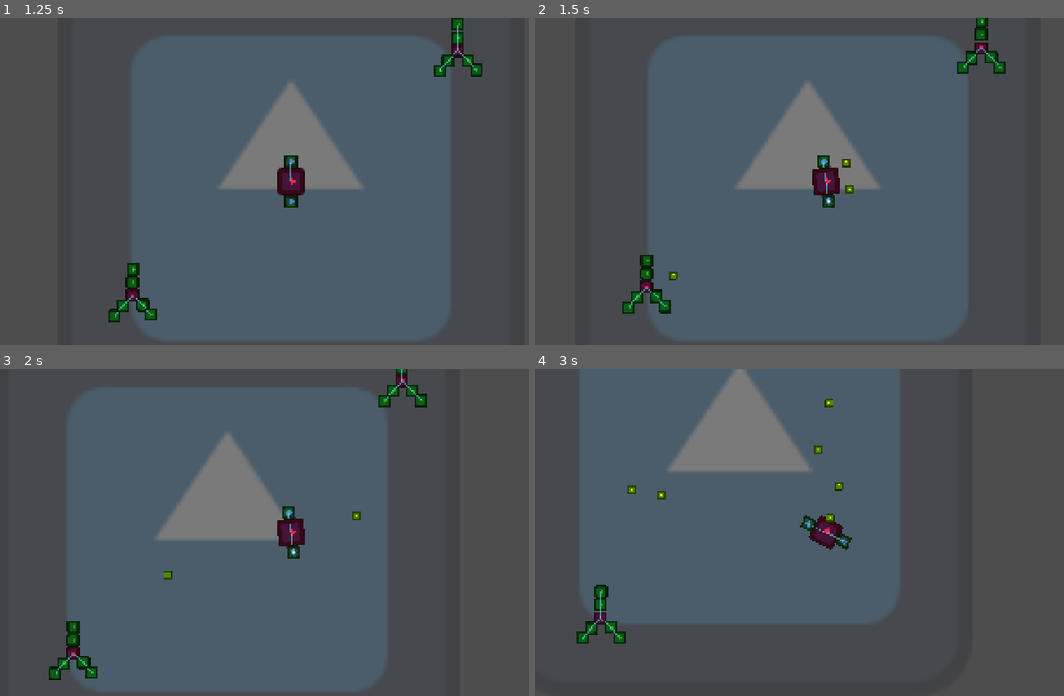
Above: before the commit, frames 1-4 (two rows, left to right).
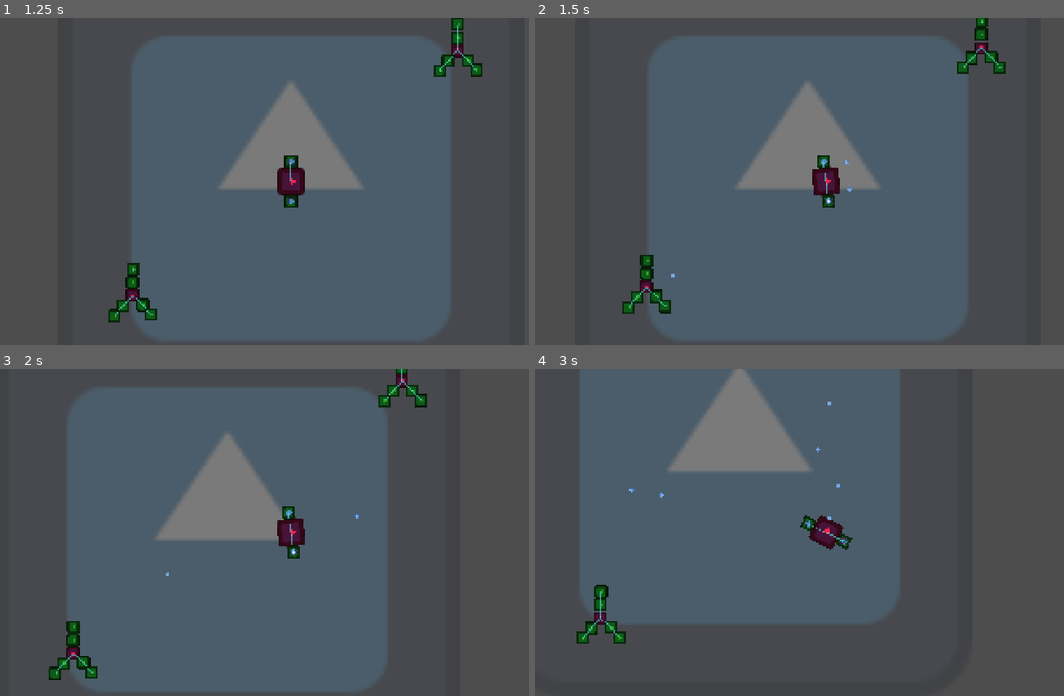
Above: after the commit, the same moments.

Repository: gerep/godot-wild-jam
Game: Godot game, scene res://game/game.tscn
Same seed, same stepped clock (60 frames per second), same inputs: the game is played once before the commit and once after it. The engine's default icon, where the game draws it, is replaced by a stand-in: a white triangle on a blue panel in a dark square.
Inputs (mouse positions are in pixels of both pictures, inside the frame that each line leads up to):
- Up to frame 1 (1.25 s): click "Play" at 0.5 s
- Up to frame 2 (1.5 s): move the mouse to (952, 165) at 1.27 s; press the mouse at (952, 165) at 1.28 s; hold D (move_right) from 1.28 s (still down)
- Up to frame 3 (2 s): keep holding D (move_right)
- Up to frame 4 (3 s): move the mouse to (709, 548) at 2.02 s; release D (move_right) at 2.03 s; release the mouse at (709, 548) at 2.03 s; hold S (move_down) 2.03-2.78 s; click (709, 548) at 2.1 s; move the mouse to (884, 460) at 2.77 s; press the mouse at (884, 460) at 2.78 s; hold D (move_right) from 2.78 s (still down)

Frame 1 is identical in both runs. In frame 2, 0.1% of the frame differs, in the area x 25-61%, y 43-81%; in frame 3, less than 0.1%; in frame 4, 0.3%, in the area x 17-59%, y 9-47%.

Commit message:
Update art for simple bullet

Diff:
--- a/assets/sprites.svg
+++ b/assets/sprites.svg
@@ -28,8 +28,8 @@
      inkscape:deskcolor="#d1d1d1"
      inkscape:document-units="px"
      inkscape:zoom="4"
-     inkscape:cx="172.875"
-     inkscape:cy="109.375"
+     inkscape:cx="71.125001"
+     inkscape:cy="201.875"
      inkscape:window-width="1920"
      inkscape:window-height="1008"
      inkscape:window-x="0"
@@ -1284,7 +1284,7 @@
        inkscape:export-filename="../game/xp_orb/xp_orb_data/xp_orbs/small_gene.svg"
        inkscape:export-xdpi="90.050003"
        inkscape:export-ydpi="90.050003"
-       transform="matrix(0.69886272,0,0,0.69886272,28.909179,28.909179)">
+       transform="matrix(0.42313252,0,0,0.42313252,55.379278,55.379278)">
       <g
          id="g57"
          inkscape:label="gene_inner"
@@ -1383,7 +1383,7 @@
     <g
        id="g58-7"
        inkscape:label="medium_gene"
-       transform="matrix(0.69886264,0,0,0.69886264,92.909186,28.909187)"
+       transform="matrix(0.60545882,0,0,0.60545882,101.87595,37.875955)"
        inkscape:export-filename="../game/xp_orb/xp_orb_data/xp_orbs/medium_gene.svg"
        inkscape:export-xdpi="90.050003"
        inkscape:export-ydpi="90.050003">
@@ -1593,7 +1593,7 @@
     <g
        id="g121"
        inkscape:label="big_gene"
-       transform="matrix(0.69886264,0,0,0.69886264,156.56945,28.909187)"
+       transform="matrix(0.76729018,0,0,0.76729018,150.00041,22.340144)"
        inkscape:export-filename="../game/xp_orb/xp_orb_data/xp_orbs/big_gene.svg"
        inkscape:export-xdpi="90.050003"
        inkscape:export-ydpi="90.050003">
@@ -1929,5 +1929,25 @@
          r="25.125"
          inkscape:label="gene_circle" />
     </g>
+    <g
+       id="g2"
+       inkscape:label="basic_bullet"
+       inkscape:export-filename="../game/projectile/projectile_data/projectiles/simple_bullet/simple_bullet.svg"
+       inkscape:export-xdpi="90.050003"
+       inkscape:export-ydpi="90.050003"
+       transform="matrix(1.6291138,0,0,1.6291138,-60.394924,-140.92149)">
+      <circle
+         style="opacity:0.732238;fill:#1c71d8;stroke:#86b1e3;stroke-width:0.899;stroke-linecap:round;stroke-linejoin:round;stroke-dashoffset:1.2;paint-order:stroke fill markers"
+         id="path1"
+         cx="96"
+         cy="224"
+         r="13.458954" />
+      <circle
+         style="opacity:0.732238;fill:#99c1f1;stroke:#86b1e3;stroke-width:0.899;stroke-linecap:round;stroke-linejoin:round;stroke-dashoffset:1.2;paint-order:stroke fill markers"
+         id="path2"
+         cx="96"
+         cy="224"
+         r="11.624998" />
+    </g>
   </g>
 </svg>
--- a/components/hitbox/component_hitbox_2d.tscn
+++ b/components/hitbox/component_hitbox_2d.tscn
@@ -1,6 +1,6 @@
 [gd_scene format=3 uid="uid://c1flcsvrxwav7"]
 
-[ext_resource type="Script" uid="uid://bh07e5hs6eihb" path="res://lib/components/2d/hitbox/component_hitbox_2d.gd" id="1_dhyth"]
+[ext_resource type="Script" uid="uid://bh07e5hs6eihb" path="res://components/hitbox/component_hitbox_2d.gd" id="1_dhyth"]
 
 [sub_resource type="CapsuleShape2D" id="CapsuleShape2D_huh8w"]
 resource_local_to_scene = true
--- a/game/projectile/projectile.tscn
+++ b/game/projectile/projectile.tscn
@@ -13,7 +13,6 @@
 script = ExtResource("1_08h31")
 
 [node name="Sprite2D" type="Sprite2D" parent="." unique_id=698949931]
-self_modulate = Color(1, 1, 0.03529412, 1)
 scale = Vector2(0.078125, 0.078125)
 texture = ExtResource("1_06jd3")
 
--- /dev/null
+++ b/game/projectile/projectile_data/projectiles/simple_bullet/simple_bullet.svg
@@ -0,0 +1,113 @@
+<?xml version="1.0" encoding="UTF-8" standalone="no"?>
+<!-- Created with Inkscape (http://www.inkscape.org/) -->
+
+<svg
+   width="63.999992"
+   height="63.999985"
+   viewBox="0 0 63.999992 63.999985"
+   version="1.1"
+   id="svg1"
+   inkscape:version="1.4.4 (dcaf3e7d9e, 2026-05-05)"
+   sodipodi:docname="sprites.svg"
+   inkscape:export-filename="sprites.svg"
+   inkscape:export-xdpi="90.050003"
+   inkscape:export-ydpi="90.050003"
+   xmlns:inkscape="http://www.inkscape.org/namespaces/inkscape"
+   xmlns:sodipodi="http://sodipodi.sourceforge.net/DTD/sodipodi-0.dtd"
+   xmlns="http://www.w3.org/2000/svg"
+   xmlns:svg="http://www.w3.org/2000/svg">
+  <sodipodi:namedview
+     id="namedview1"
+     pagecolor="#ffffff"
+     bordercolor="#000000"
+     borderopacity="0.25"
+     inkscape:showpageshadow="false"
+     inkscape:pageopacity="0.0"
+     inkscape:pagecheckerboard="false"
+     inkscape:deskcolor="#d1d1d1"
+     inkscape:document-units="px"
+     inkscape:zoom="4"
+     inkscape:cx="71.125001"
+     inkscape:cy="201.875"
+     inkscape:window-width="1920"
+     inkscape:window-height="1008"
+     inkscape:window-x="0"
+     inkscape:window-y="0"
+     inkscape:window-maximized="1"
+     inkscape:current-layer="layer1"
+     showgrid="true"
+     labelstyle="default"
+     inkscape:antialias-rendering="true"
+     showguides="false">
+    <inkscape:grid
+       id="grid1"
+       units="px"
+       originx="-64.000008"
+       originy="-192.00002"
+       spacingx="32"
+       spacingy="32"
+       empcolor="#e50000"
+       empopacity="1"
+       color="#0031e5"
+       opacity="0.32156863"
+       empspacing="2"
+       enabled="true"
+       visible="true" />
+    <sodipodi:guide
+       position="-64.000008,255.99998"
+       orientation="0,1920"
+       id="guide1"
+       inkscape:locked="false" />
+    <sodipodi:guide
+       position="1856,255.99998"
+       orientation="1080,0"
+       id="guide2"
+       inkscape:locked="false" />
+    <sodipodi:guide
+       position="1856,-824"
+       orientation="0,-1920"
+       id="guide3"
+       inkscape:locked="false" />
+    <sodipodi:guide
+       position="-64.000008,-824"
+       orientation="-1080,0"
+       id="guide4"
+       inkscape:locked="false" />
+    <inkscape:page
+       x="0"
+       y="0"
+       width="63.999992"
+       height="63.999985"
+       id="page2"
+       margin="0"
+       bleed="0" />
+  </sodipodi:namedview>
+  <defs
+     id="defs1" />
+  <g
+     inkscape:label="Layer 1"
+     inkscape:groupmode="layer"
+     id="layer1"
+     transform="translate(-64.000008,-192.00002)">
+    <g
+       id="g2"
+       inkscape:label="basic_bullet"
+       inkscape:export-filename="../game/projectile/projectile_data/projectiles/simple_bullet/simple_bullet.svg"
+       inkscape:export-xdpi="90.050003"
+       inkscape:export-ydpi="90.050003"
+       transform="matrix(2.3775991,0,0,2.3775991,-132.24951,-308.58219)">
+      <circle
+         style="opacity:0.732238;fill:#1c71d8;stroke:none;stroke-width:0.899;stroke-linecap:round;stroke-linejoin:round;stroke-dashoffset:1.2;paint-order:stroke fill markers"
+         id="path1"
+         cx="96"
+         cy="224"
+         r="13.458954" />
+      <circle
+         style="opacity:0.732238;fill:#99c1f1;stroke:#86b1e3;stroke-width:0.899;stroke-linecap:round;stroke-linejoin:round;stroke-dashoffset:1.2;paint-order:stroke fill markers"
+         id="path2"
+         cx="96"
+         cy="224"
+         r="11.624998" />
+    </g>
+  </g>
+</svg>
--- a/game/projectile/projectile_data/projectiles/simple_bullet/simple_bullet.tscn
+++ b/game/projectile/projectile_data/projectiles/simple_bullet/simple_bullet.tscn
@@ -2,19 +2,19 @@
 
 [ext_resource type="PackedScene" uid="uid://cnf8dv1t2lgxb" path="res://game/projectile/projectile.tscn" id="1_l3gi0"]
 [ext_resource type="Script" uid="uid://38prbnxyxqsu" path="res://game/projectile/projectile_data/projectiles/simple_bullet/simple_bullet.gd" id="2_17s52"]
+[ext_resource type="Texture2D" uid="uid://c75370j5g1r0b" path="res://game/projectile/projectile_data/projectiles/simple_bullet/simple_bullet.svg" id="3_t0llp"]
 
-[sub_resource type="CapsuleShape2D" id="CapsuleShape2D_l3gi0"]
-resource_local_to_scene = true
-radius = 14.0
-height = 28.0
+[sub_resource type="CircleShape2D" id="CircleShape2D_t0llp"]
+radius = 6.0
 
 [node name="SimpleBullet" unique_id=865771493 instance=ExtResource("1_l3gi0")]
 script = ExtResource("2_17s52")
 
 [node name="Sprite2D" parent="." index="0" unique_id=698949931]
 scale = Vector2(0.21874997, 0.21874997)
+texture = ExtResource("3_t0llp")
 
 [node name="CollisionShape2D" parent="Hitbox2D" parent_id_path=PackedInt32Array(1358559902) index="0" unique_id=1055038057]
-shape = SubResource("CapsuleShape2D_l3gi0")
+shape = SubResource("CircleShape2D_t0llp")
 
 [editable path="Hitbox2D"]
Not shown, added: game/projectile/projectile_data/projectiles/simple_bullet/simple_bullet.svg.import
